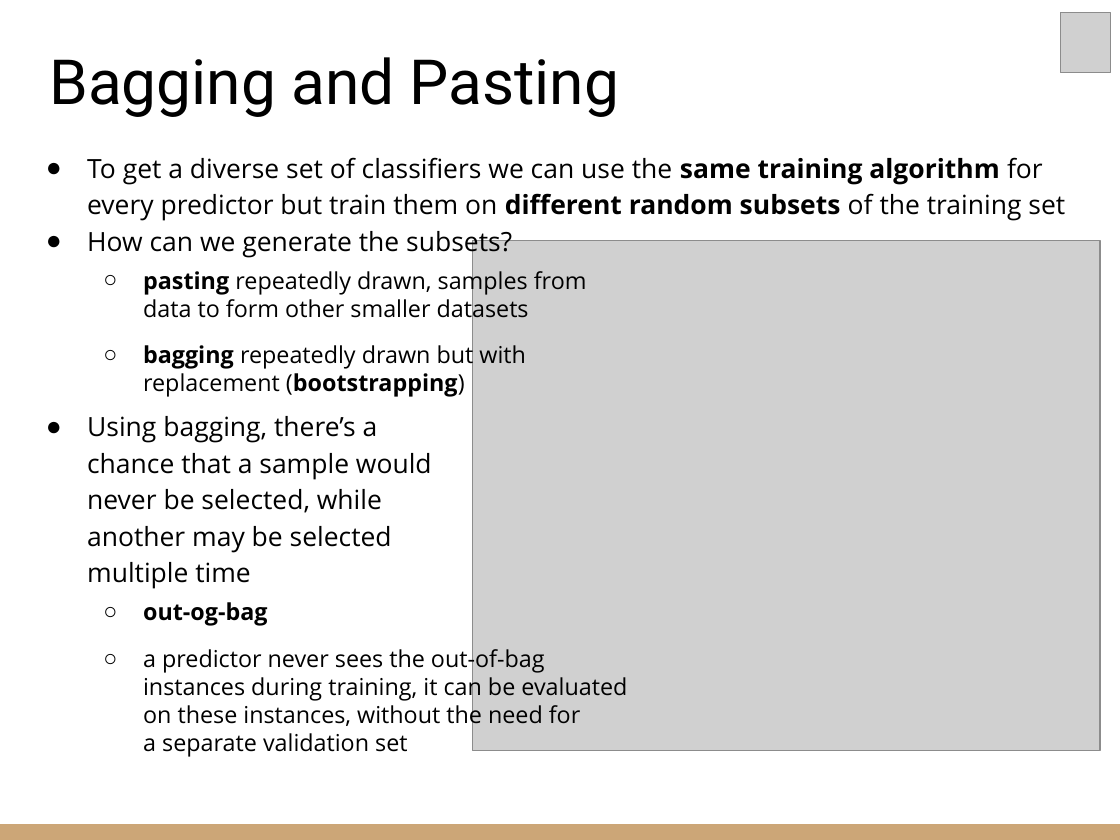
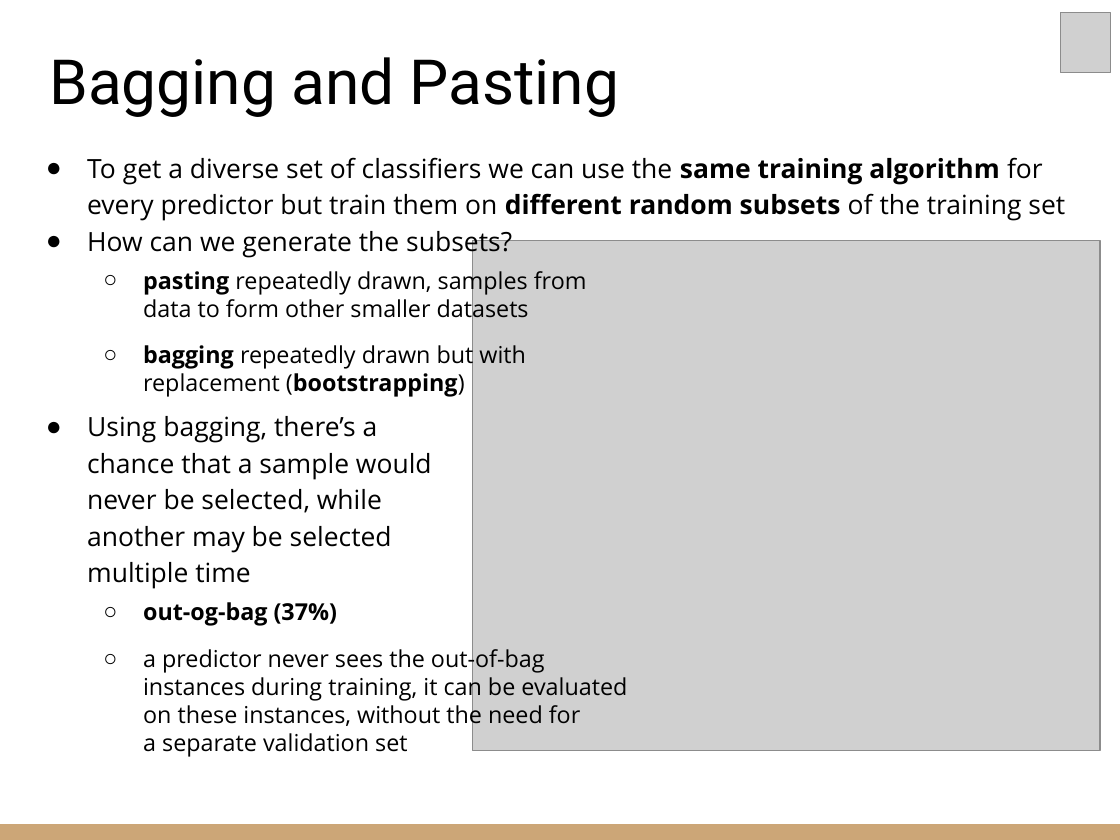
Before and after one commit to riccardoberta/machine-learning, a slide deck: slide 6 of 06 - Ensemble Learning/slides.pptx. Drawn at 1120x840 pixels with LibreOffice and Linux fonts; fonts in the diff are those of the drawing; grey boxes stand for pictures. Boxes give left, top, right and bottom in pixels: in the first picture for what was removed or moved away, otherwise in the second. Text is boxed around its words. In the diff, an @@ line names an element or a change of style, - is before the commit and + after.

```diff
--- a/06 - Ensemble Learning/slides.pptx
+++ b/06 - Ensemble Learning/slides.pptx
@@ text at (143, 602, 337, 626): text changed @@
-  ○ out-og-bag
+  ○ out-og-bag (37%)
```
Also in this commit, not shown: 5 other slides changed, 7 other files.
